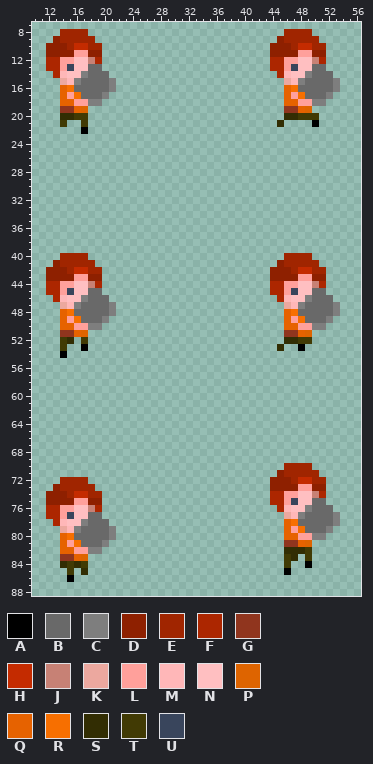
Sprite sheet, stored at Assets/Player/CaryColunm/CaryColunmRight.png. That is the earlier state.
The file is 64x96 pixels. Colours within 5 levels of each other are drawn and written as one. Shown: x 10..56, y 7..88.
Palette (. is transparent): A #000000  B #696969  C #7e7e7e  D #8e2000  E #a02500  F #ac2600  G #90351e  H #c42b00  J #c78175  K #eca89f  L #ffa09b  M #ffb7b8  N #ffbfc1  P #de6400  Q #e66200  R #f76f00  S #322d03  T #413a04  U #39455c
Once edited:
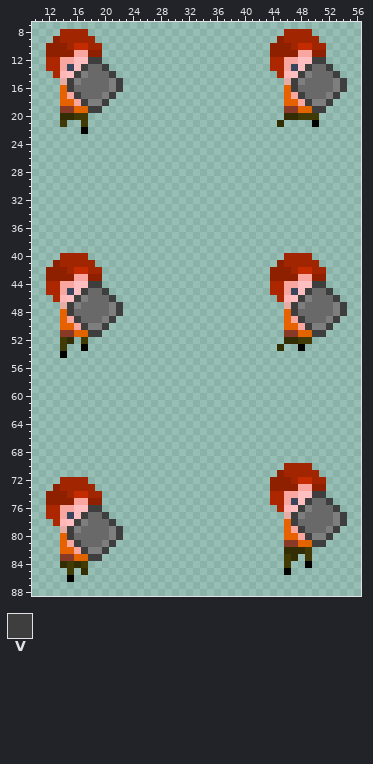
Colours new in this view: V #3e3e3e
The exact change:
Colour G changes from #90351e to #883a26.
Colour K changes from #eca89f to #e7ada5.
Colour L changes from #ffa09b to #f9a6a1.
The author put colour V in row 13 at x 20 and 52; in row 14 at x 21 and 53; in rows 15 to 16 at x 22 and 54; in row 17 at x 21 and 53; in row 18 at x 20 and 52; in row 19 at x 18 to 19 and 50 to 51.
The author put colour V in row 45 at x 20 and 52; in row 46 at x 21 and 53; in rows 47 to 48 at x 22 and 54; in row 49 at x 21 and 53; in row 50 at x 20 and 52; in row 51 at x 18 to 19 and 50 to 51.
The author put colour V in row 75 at x 52; in row 76 at x 53; in row 77 at x 20 and 54; in row 78 at x 21 and 54; in row 79 at x 22 and 53; in row 80 at x 22 and 52.
The author put colour V in row 81 at x 21 and 50 to 51; in row 82 at x 20; in row 83 at x 18 to 19.
Colour F becomes colour V in row 12 at x 19 and 51; in row 44 at x 19 and 51; in row 74 at x 51; in row 76 at x 19.
Colour J becomes colour V in row 12 at x 18 and 50; in row 44 at x 18 and 50; in row 74 at x 50; in row 76 at x 18.
Colour L becomes colour V in row 18 at x 17 and 49; in row 50 at x 17 and 49; in row 80 at x 49; in row 82 at x 17.
Colour M becomes colour V in row 15 at x 15 and 47; in row 47 at x 15 and 47; in row 77 at x 47; in row 79 at x 15.
Colour N becomes colour V in row 13 at x 17 and 49; in row 14 at x 16 and 48; in row 45 at x 17 and 49; in row 46 at x 16 and 48; in row 75 at x 49; in row 76 at x 48.
Colour N becomes colour V in row 77 at x 17; in row 78 at x 16.
Colour R becomes colour V in row 16 at x 15 and 47; in row 17 at x 16 and 48; in row 48 at x 15 and 47; in row 49 at x 16 and 48; in row 78 at x 47; in row 79 at x 48.
Colour R becomes colour V in row 80 at x 15; in row 81 at x 16.
Where, in picture pixels (left, top, right, bottom), the same in both pictures:
changed: (60, 50, 123, 113)
changed: (284, 50, 347, 113)
changed: (60, 274, 123, 337)
changed: (284, 274, 347, 337)
changed: (284, 484, 347, 547)
changed: (60, 498, 123, 561)
